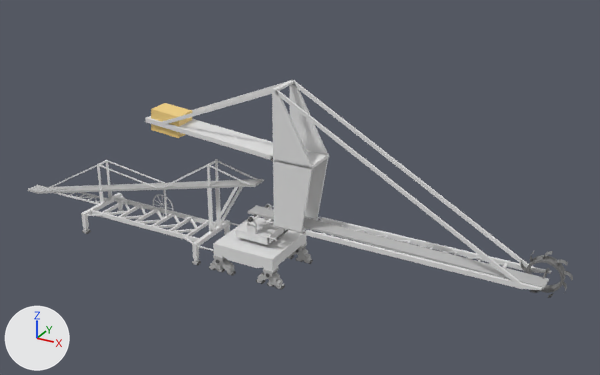
What one commit did to the FBX model public/static/models/dushangang1209.fbx.
Camera for both pictures: a camera (50 mm lens) standing at (6.96, -11.2, 6.84) and looking at (0.61, 0.34, 1.06). Every picture has the same lights, and +X, +Y and +Z are marked at lower left. Where no turn or scale is listed for an object, it has been applied to the vertices. Vertices at the same position are counted once.

In view in the first picture: 'budong', 'doulun2', 'pidai', 'zhijia', 'zhuanzhou'.
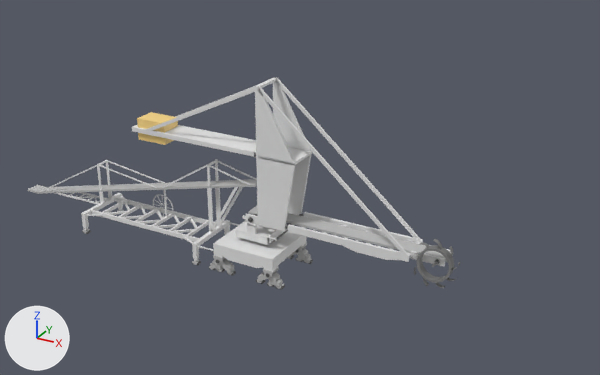
Where the newer file only moved an object's origin or applied its transform, the numbers keep the older frame.

Changed parts and their boxes [x1, y1, x2, y2] in the pictures (600 x 375 px; the box of a moved part takes in the faces that stretch with it):
'zhijia', reshaped (21% narrower, 10% shorter): before [145, 80, 551, 290]; after [132, 77, 451, 266]
'pidai', reshaped (32% narrower, 32% shorter): before [248, 206, 549, 289]; after [248, 206, 453, 262]
'doulun2', moved: before [520, 251, 573, 298]; after [411, 239, 460, 288]
part 1 of me_mesh_003, added: after [410, 251, 445, 266]
part 2 of me_mesh_003, moved or reshaped: before [272, 89, 313, 232]; after [255, 86, 295, 228]
part 3 of me_mesh_003, moved or reshaped: before [290, 80, 328, 219]; after [273, 77, 311, 215]
part 4 of me_mesh_003, added: after [137, 112, 178, 145]
part 5 of me_mesh_003, moved or reshaped: before [160, 90, 272, 126]; after [144, 88, 255, 133]
part 6 of me_mesh_003, moved or reshaped: before [192, 82, 285, 113]; after [175, 82, 274, 117]
part 7 of me_mesh_003, moved or reshaped: before [145, 116, 273, 160]; after [132, 125, 256, 157]
part 8 of me_mesh_003, moved or reshaped: before [275, 90, 522, 284]; after [258, 88, 408, 255]
part 9 of me_mesh_003, moved or reshaped: before [292, 81, 532, 267]; after [275, 79, 421, 240]
part 10 of me_mesh_003, moved or reshaped: before [273, 80, 294, 91]; after [256, 77, 277, 88]
part 11 of me_mesh_003, moved or reshaped: before [274, 151, 329, 169]; after [258, 147, 312, 166]
part 12 of me_mesh_003, rebuilt (23% narrower, 11% taller): before [249, 217, 305, 234]; after [243, 213, 286, 232]
part 13 of me_mesh_003, rebuilt: before [321, 217, 551, 274]; after [304, 212, 423, 243]
part 14 of me_mesh_003, rebuilt (48% narrower, 36% shorter): before [306, 230, 542, 290]; after [288, 224, 410, 262]
part 15 of me_mesh_003, deleted: before [151, 103, 508, 268]
part 16 of me_mesh_003, recoloured: before [253, 206, 286, 229]; after [257, 214, 303, 228]

What changed in the scene script:
```text
Change me_mesh_003:
    remove me_mesh_003.from_pydata(...)  # 1076 vertices, 727 faces; spans x -2.19..4.97, y -0.31..0.31, z -0.04..2.4
    add me_mesh_003.from_pydata(...)  # 1134 vertices, 801 faces; spans x -2.52..3.45, y -0.31..0.31, z -0.11..2.4
    me_mesh_003 part 1: a new loose piece, a box spanning x 2.888..3.448, y -0.177..-0.137, z -0.055..0.065, in mat_white (white #e7e7e7)
    me_mesh_003 part 2: the loose piece of 18 vertices spanning x 0.46..1.18, y -0.3..-0.26, z 0.0..2.4 is moved by (-0.32, 0.0, 0.0)
    me_mesh_003 part 3: the loose piece of 18 vertices spanning x 0.46..1.18, y 0.26..0.3, z 0.0..2.4 is moved by (-0.32, 0.0, 0.0)
    me_mesh_003 part 4: a new loose piece, a box spanning x -2.42..-1.82, y -0.2..0.2, z 1.01..1.41, in mat_yellow (yellow #f8d685)
    me_mesh_003 part 5: the loose piece of 8 vertices spanning x -1.88..0.5, y -0.3..-0.21, z 1.38..2.39 is scaled about its middle by (1.02, 1, 1.2), then moved by (-0.34, 0.0, -0.11)
    me_mesh_003 part 6: the loose piece of 8 vertices spanning x -1.88..0.5, y 0.21..0.3, z 1.38..2.39 is scaled about its middle by (1.02, 1, 1.2), then moved by (-0.34, 0.0, -0.11)
    me_mesh_003 part 7: the loose piece of 62 vertices spanning x -2.19..0.45, y -0.25..0.25, z 1.16..1.47 is turned -5 degrees about the y axis through its middle, then moved by (-0.33, 0.0, -0.11)
    me_mesh_003 part 8: the loose piece of 8 vertices spanning x 0.51..4.67, y -0.3..-0.26, z -0.01..2.39 is scaled about its middle by (0.648, 1, 1), then moved by (-1.05, 0.0, 0.0)
    me_mesh_003 part 9: the loose piece of 8 vertices spanning x 0.51..4.67, y 0.26..0.3, z -0.01..2.39 is scaled about its middle by (0.648, 1, 1), then moved by (-1.05, 0.0, 0.0)
    me_mesh_003 part 10: the loose piece of 8 vertices spanning x 0.46..0.54, y -0.29..0.29, z 2.36..2.4 is moved by (-0.32, 0.0, 0.0)
    me_mesh_003 part 11: the loose piece of 8 vertices spanning x 0.48..1.18, y -0.3..0.3, z 1.17..1.22 is moved by (-0.32, 0.0, 0.0)
    me_mesh_003 part 12: the loose piece of 108 vertices spanning x -0.05..1.05, y -0.3..-0.27, z -0.03..0.03 is rebuilt with 20 vertices and now spans x -0.17..0.67, y -0.3..-0.27, z -0.07..0.08
    me_mesh_003 part 13: the loose piece of 12 vertices spanning x 1.07..4.97, y 0.25..0.3, z -0.04..0.04 is rebuilt with 24 vertices and now spans x 0.73..2.9, y 0.25..0.3, z -0.11..0.06
    me_mesh_003 part 14: the loose piece of 12 vertices spanning x 1.07..4.97, y -0.31..-0.26, z -0.04..0.04 is rebuilt with 24 vertices and now spans x 0.73..2.9, y -0.31..-0.26, z -0.11..0.06
    me_mesh_003 part 15: 18 loose pieces with 396 vertices, spanning x -2.12..4.32, y -0.31..0.31, z -0.04..1.64, are deleted
    me_mesh_003 part 16: 18 faces spanning x 0.03..0.7, y -0.29..0.29, z -0.02..0.02 switch from mat_white (white #e7e7e7) to mat_black (dark grey #595959)
Change me_mesh_002:
    where me_mesh_002.from_pydata(...)  # 8 vertices, 6 faces; spans x 0.0..5.16, y -0.25..0.14, z -0.02..0.02
    me_mesh_002 part 17
    add for i in [0, 1, 6, 7]: me_mesh_002.vertices[i].co += Vector((0.01, 0.0, 0.0))
    me_mesh_002.vertices[2].co: (5.16, -0.25, -0.02) -> (3.64, -0.14, -0.02)  # pixel (543, 289) -> pixel (447, 262)
    me_mesh_002.vertices[3].co: (5.16, -0.25, 0.02) -> (3.64, -0.14, 0.02)  # pixel (544, 287) -> pixel (447, 259)
    me_mesh_002.vertices[4].co: (5.16, 0.03, -0.02) -> (3.64, 0.14, -0.02)  # pixel (548, 281) -> pixel (453, 254)
    me_mesh_002.vertices[5].co: (5.16, 0.03, 0.02) -> (3.64, 0.14, 0.02)  # pixel (549, 278) -> pixel (453, 252)
Change ob_doulun2:
    ob_doulun2.location: (4.92, 0.14, 0.63) -> (3.33, -0.26, 0.58)
```
